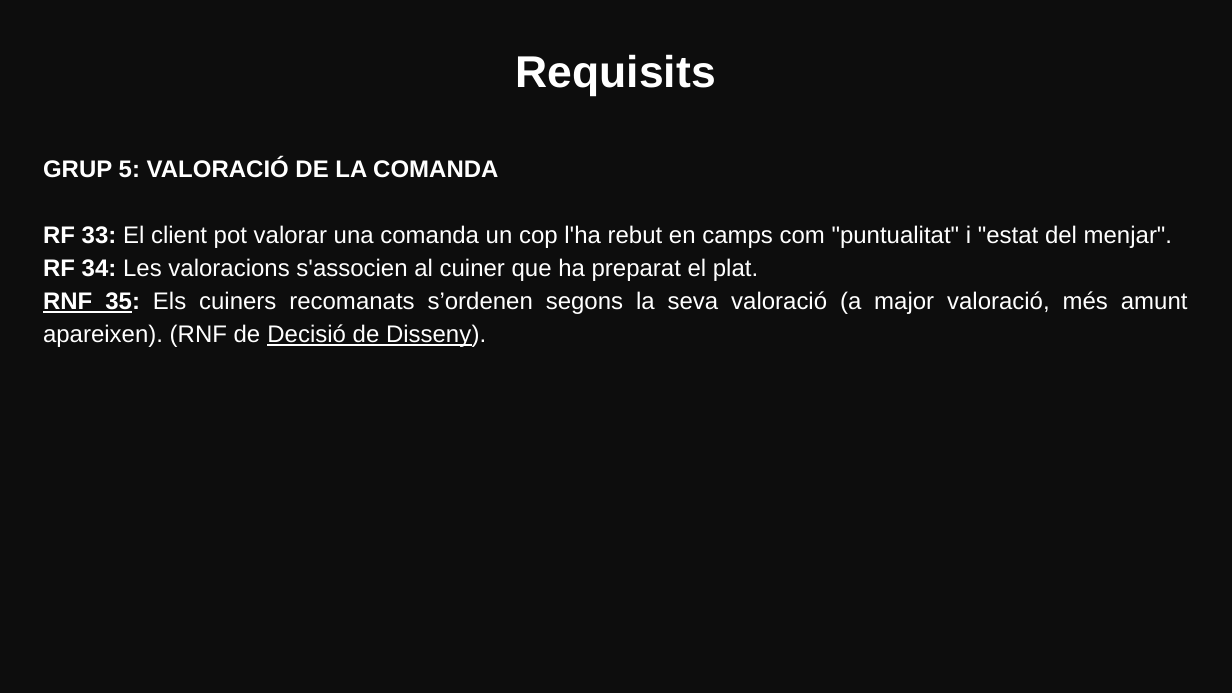
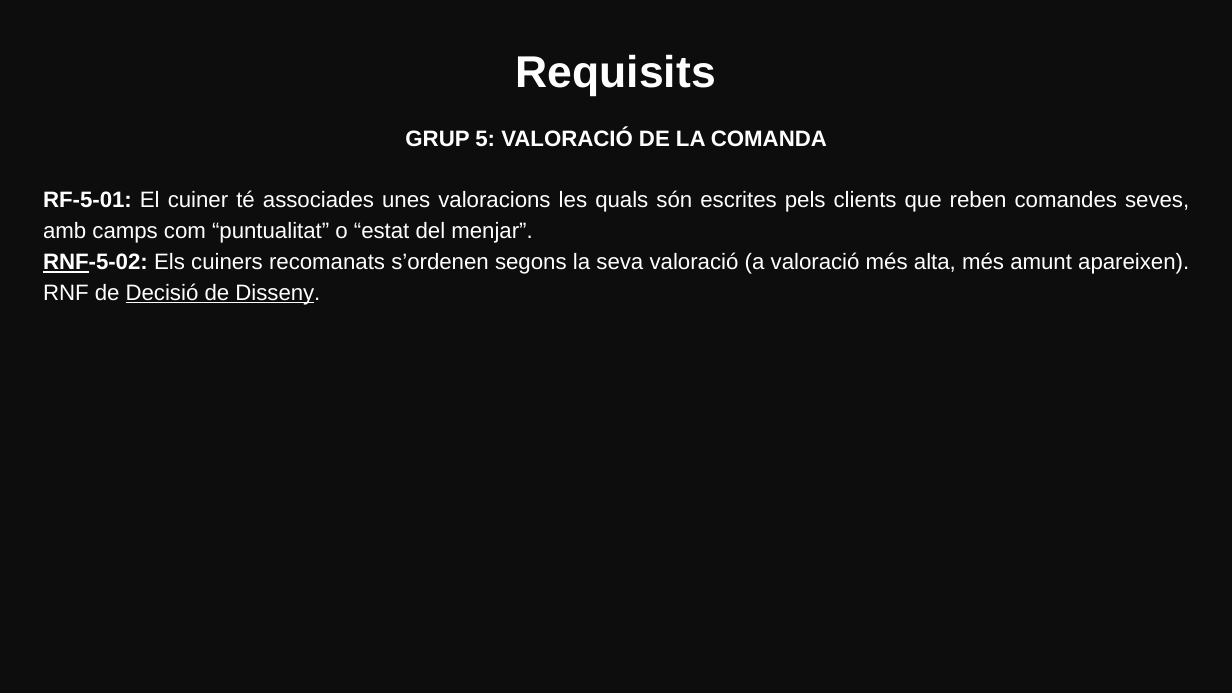
Before and after one commit to marinamceb/ES26UAB-431-05, a slide deck: slide 10 of Documents/Sprint_Reviews/Sprint_Review01.pptx (slide 9 before the commit). Drawn at 1232x693 pixels with LibreOffice and Linux fonts; fonts in the diff are those of the drawing. Boxes give left, top, right and bottom in pixels: in the first picture for what was removed or moved away, otherwise in the second. Text is boxed around its words. In the diff, an @@ line names an element or a change of style, - is before the commit and + after.

```diff
--- a/Documents/Sprint_Reviews/Sprint_Review01.pptx
+++ b/Documents/Sprint_Reviews/Sprint_Review01.pptx
@@ text at bbox=[405, 128, 827, 147]: size 14 to 13 pt in "GRUP 5: VALORACIÓ DE LA COMANDA"; alignment justified to centre @@
@@ text at bbox=[43, 190, 1189, 305]: text changed; size 14 to 13 pt @@
-RF 33: El client pot valorar una comanda un cop l'ha rebut en camps com "puntualitat" i "estat del menjar".
-RF 34: Les valoracions s'associen al cuiner que ha preparat el plat.
-RNF 35: Els cuiners recomanats s’ordenen segons la seva valoració (a major valoració, més amunt apareixen). (RNF de Decisió de Disseny).
+RF-5-01: El cuiner té associades unes valoracions les quals són escrites pels clients que reben comandes seves, amb camps com “puntualitat” o “estat del menjar”.
+RNF-5-02: Els cuiners recomanats s’ordenen segons la seva valoració (a valoració més alta, més amunt apareixen). RNF de Decisió de Disseny.
```
Also in this commit, not shown: 7 other slides changed, 1 slide added, 2 other files.
